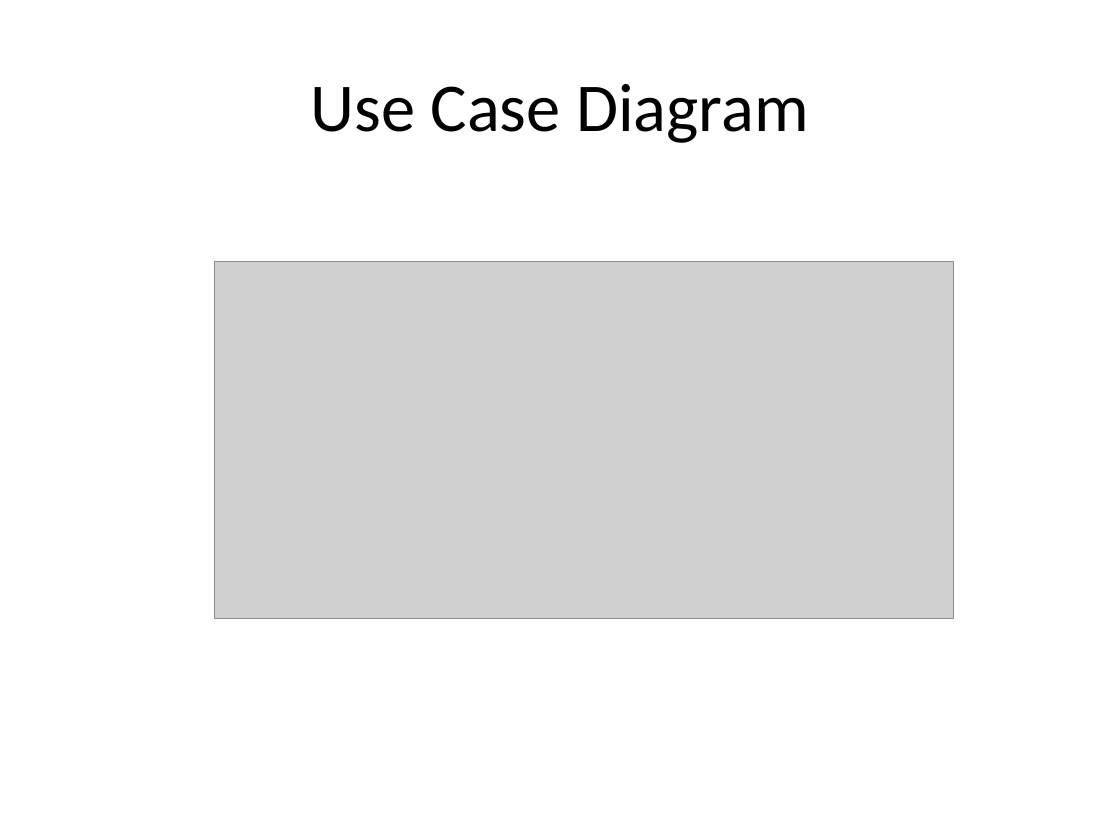
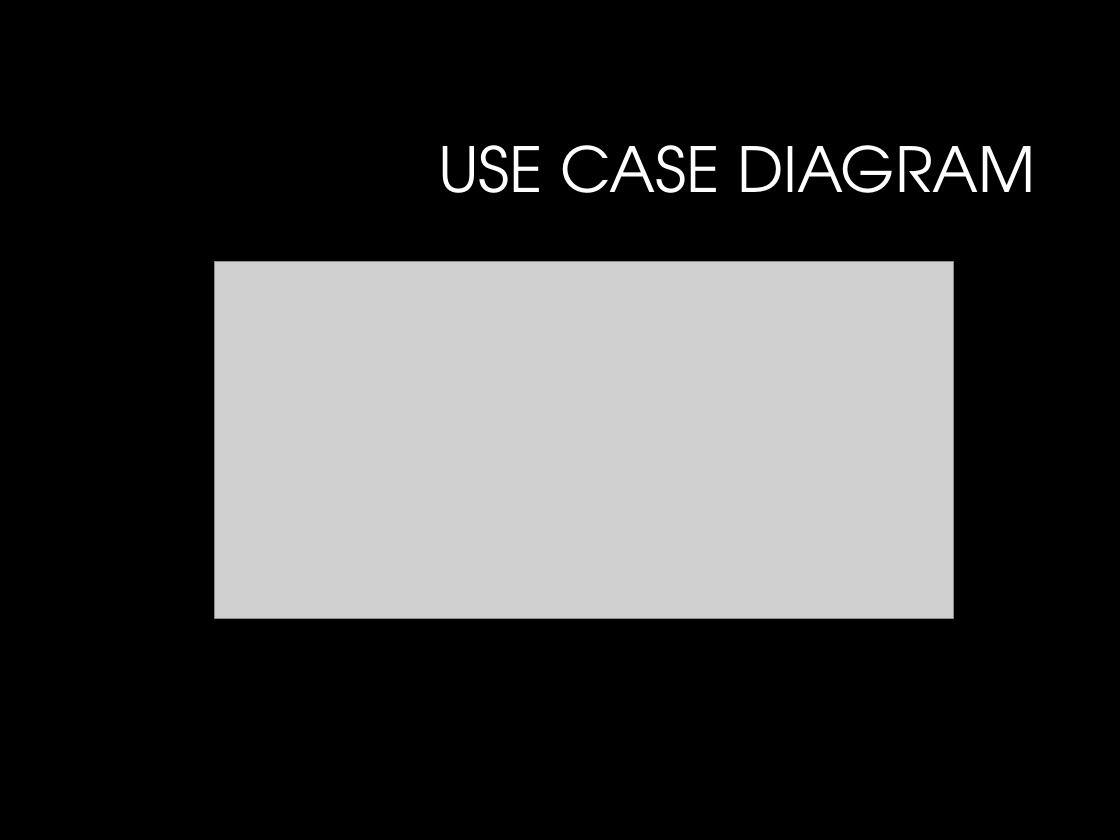
Before and after one commit to NateChristiansen/SeniorProject, a slide deck: slide 7 of Documents/Presentations/Presentation1.pptx. Drawn at 1120x840 pixels with LibreOffice and Linux fonts; fonts in the diff are those of the drawing; grey boxes stand for pictures; background and template pictures are left out. Boxes give left, top, right and bottom in pixels: in the first picture for what was removed or moved away, otherwise in the second. Text is boxed around its words. In the diff, an @@ line names an element or a change of style, - is before the commit and + after.

```diff
--- a/Documents/Presentations/Presentation1.pptx
+++ b/Documents/Presentations/Presentation1.pptx
@@ background #FFFFFF to #000000 @@
@@ title at (x1=438, y1=145, x2=1036, y2=193): text changed; size 44 to 40 pt; font Calibri to TeX Gyre Adventor; text colour #000000 to #FFFFFF @@
-Use Case Diagram
+USE CASE DIAGRAM
```
Also in this commit, not shown: 12 other slides changed.
